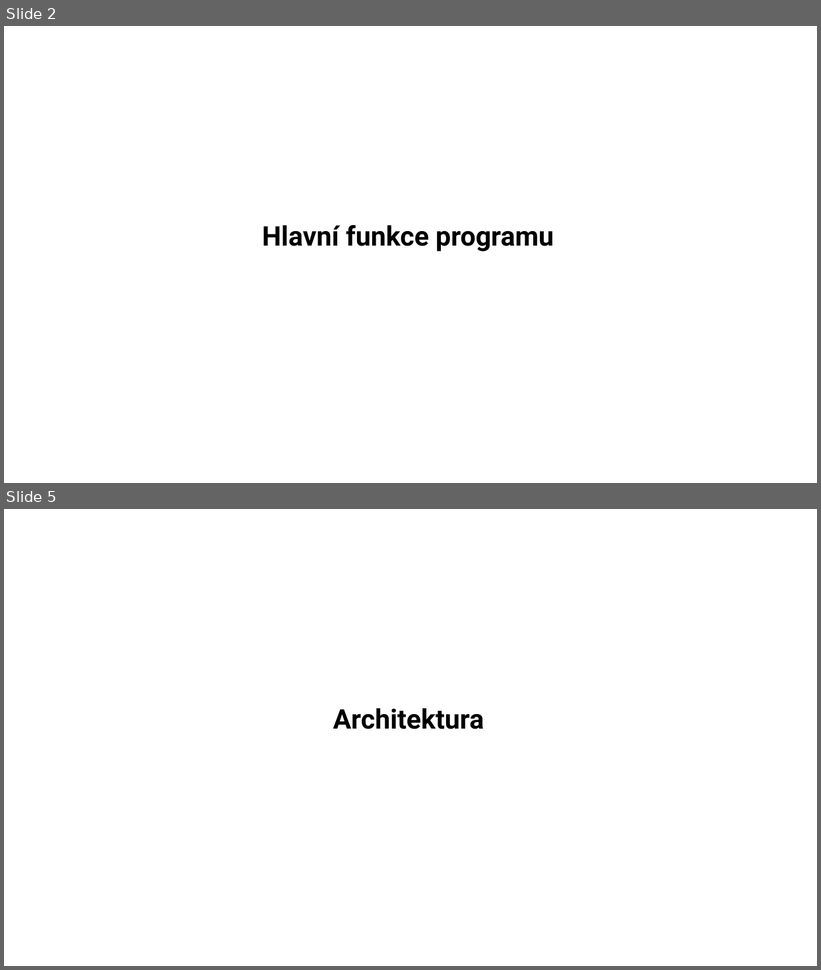
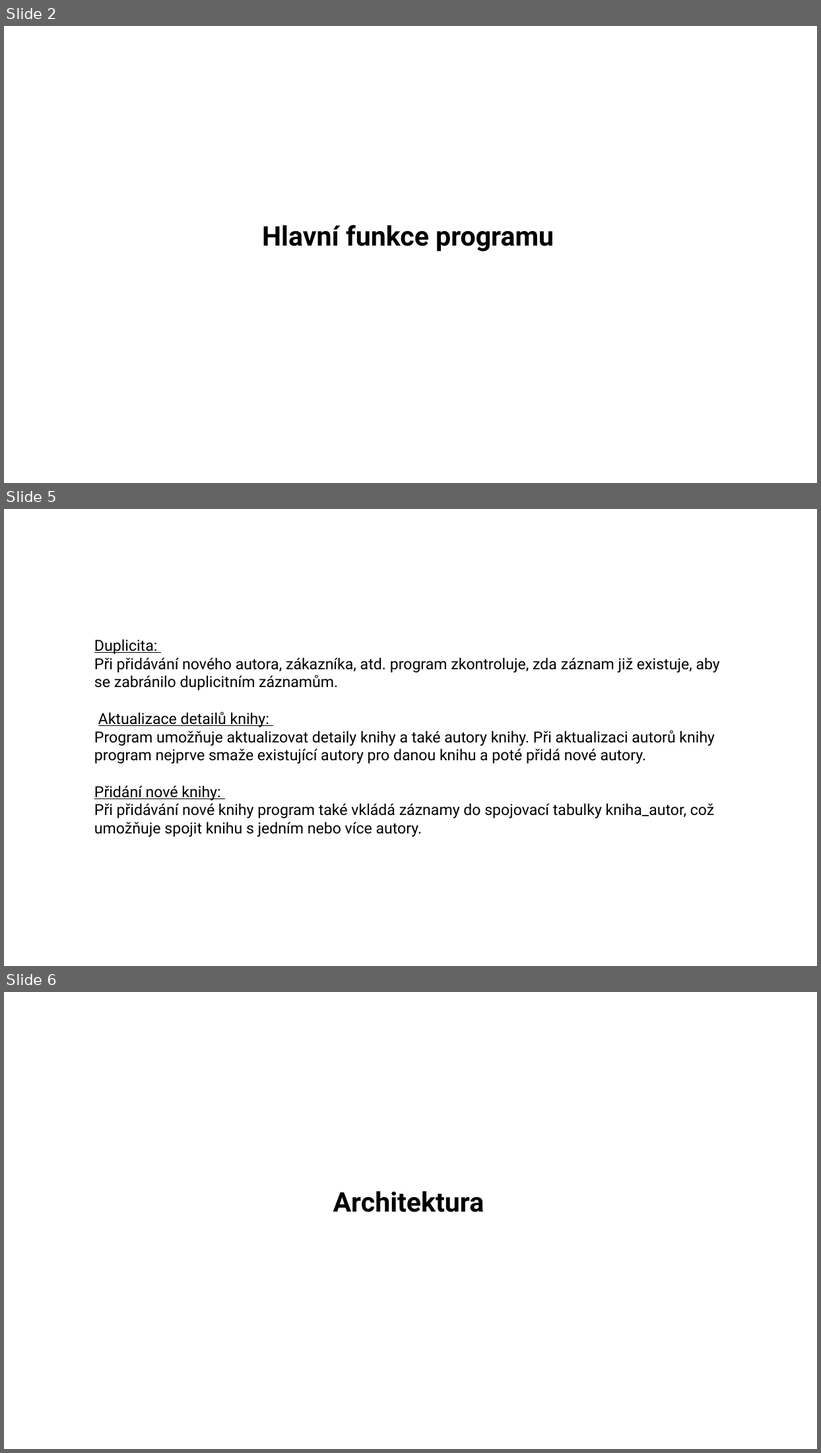
Before and after one commit to DuongXuanAnh/CSharpZapocet2024, a slide deck: Prezentace.pptx. Shown one above the other, each under a label of ours: slides 2 and 5 before the commit, slides 2, 5 and 6 after it; the slides between them are not shown. The pictures are 821x970 and 821x1453 pixels, drawn with LibreOffice and Linux fonts; fonts in the diff are those of the drawing. Boxes give left, top, right and bottom in pixels: in the first picture for what was removed or moved away, otherwise in the second. Text is boxed around its words. In the diff, an @@ line names an element or a change of style, - is before the commit and + after.

```diff
--- a/Prezentace.pptx
+++ b/Prezentace.pptx
@@ slide 5 added at <box>4,509,817,966</box>, background #FFFFFF @@
@@ text added at <box>94,639,720,837</box>, 18 pt, text #000000 @@
+Duplicita:
+Při přidávání nového autora, zákazníka, atd. program zkontroluje, zda záznam již existuje, aby se zabránilo duplicitním záznamům.
+Aktualizace detailů knihy:
+Program umožňuje aktualizovat detaily knihy a také autory knihy. Při aktualizaci autorů knihy program nejprve smaže existující autory pro danou knihu a poté přidá nové autory.
+Přidání nové knihy:
+Při přidávání nové knihy program také vkládá záznamy do spojovací tabulky kniha_autor, což umožňuje spojit knihu s jedním nebo více autory.
@@ what was slide 5 is now slide 6 @@
```
Also in this commit, not shown: 2 other slides added, 2 slides removed, 1 other file.
